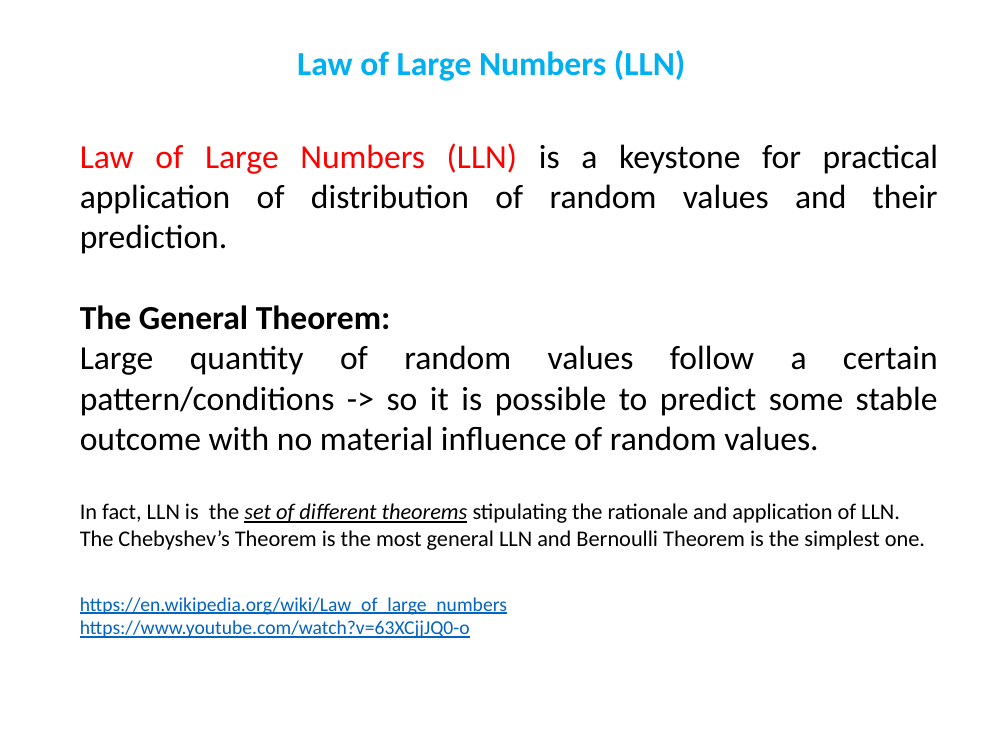
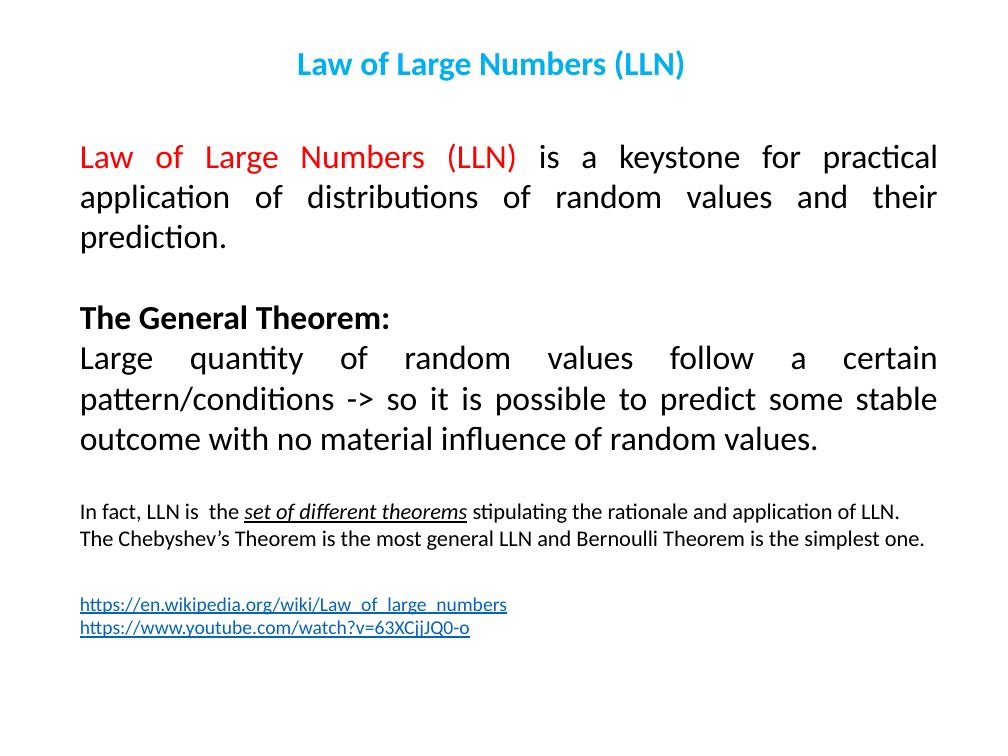
Before and after one commit to demydd/Basic-Machine-Learning-Course-for-Developers, a slide deck: slide 2 of Distributions.pptx. Drawn at 1008x756 pixels with LibreOffice and Linux fonts; fonts in the diff are those of the drawing. Boxes give left, top, right and bottom in pixels: in the first picture for what was removed or moved away, otherwise in the second. Text is boxed around its words. In the diff, an @@ line names an element or a change of style, - is before the commit and + after.

```diff
--- a/Distributions.pptx
+++ b/Distributions.pptx
@@ text at (80,143,938,254): text changed @@
-Law of Large Numbers (LLN) is a keystone for practical application of distribution of random values and their prediction.
+Law of Large Numbers (LLN) is a keystone for practical application of distributions of random values and their prediction.
```
Also in this commit, not shown: 6 other slides changed, 2 slides added, 1 other file.
